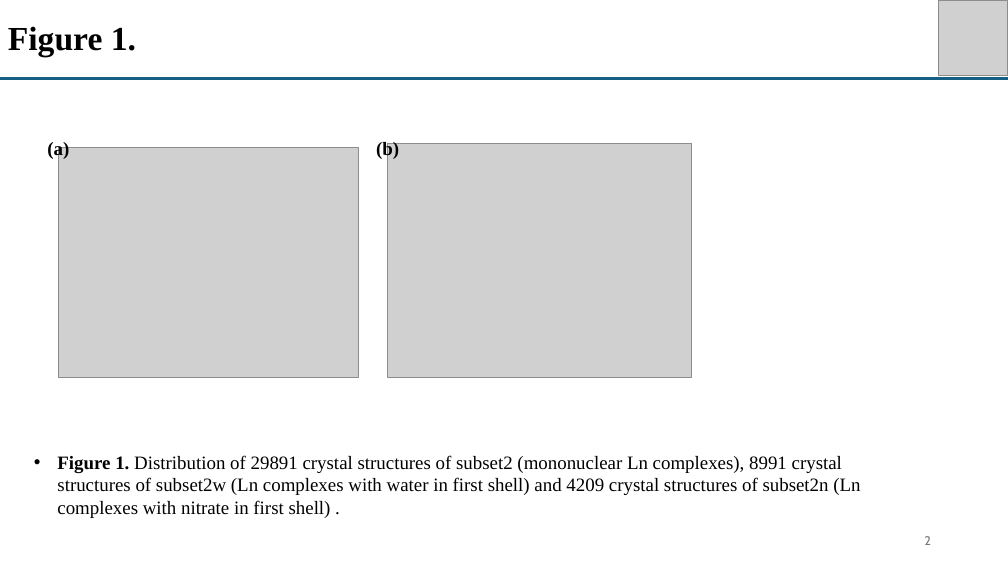
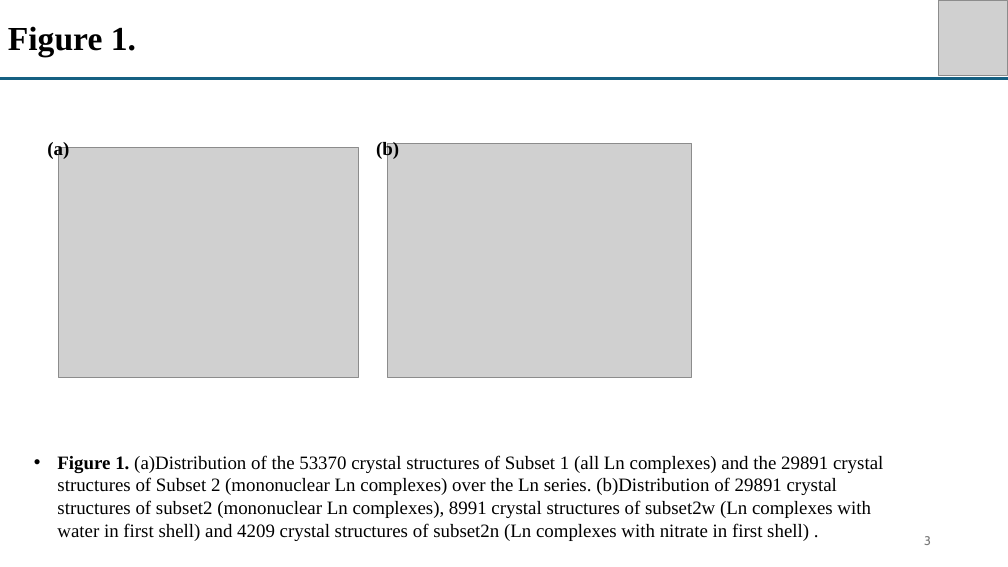
Before and after one commit to sheinlee/nitrate_and_water_in_csd, a slide deck: slide 3 of Figure in paper 2.pptx (slide 2 before the commit). Drawn at 1008x567 pixels with LibreOffice and Linux fonts; fonts in the diff are those of the drawing; grey boxes stand for pictures. Boxes give left, top, right and bottom in pixels: in the first picture for what was removed or moved away, otherwise in the second. Text is boxed around its words. In the diff, an @@ line names an element or a change of style, - is before the commit and + after.

```diff
--- a/Figure in paper 2.pptx
+++ b/Figure in paper 2.pptx
@@ text at (57,455,883,541): text changed @@
-• Figure 1. Distribution of 29891 crystal structures of subset2 (mononuclear Ln complexes), 8991 crystal structures of subset2w (Ln complexes with water in first shell) and 4209 crystal structures of subset2n (Ln complexes with nitrate in first shell) .
+• Figure 1. (a)Distribution of the 53370 crystal structures of Subset 1 (all Ln complexes) and the 29891 crystal structures of Subset 2 (mononuclear Ln complexes) over the Ln series. (b)Distribution of 29891 crystal structures of subset2 (mononuclear Ln complexes), 8991 crystal structures of subset2w (Ln complexes with water in first shell) and 4209 crystal structures of subset2n (Ln complexes with nitrate in first shell) .
@@ page number at (924,536,931,545): text changed @@
-2
+3
```
Also in this commit, not shown: 3 other slides changed, 4 slides added, 4 other files.
